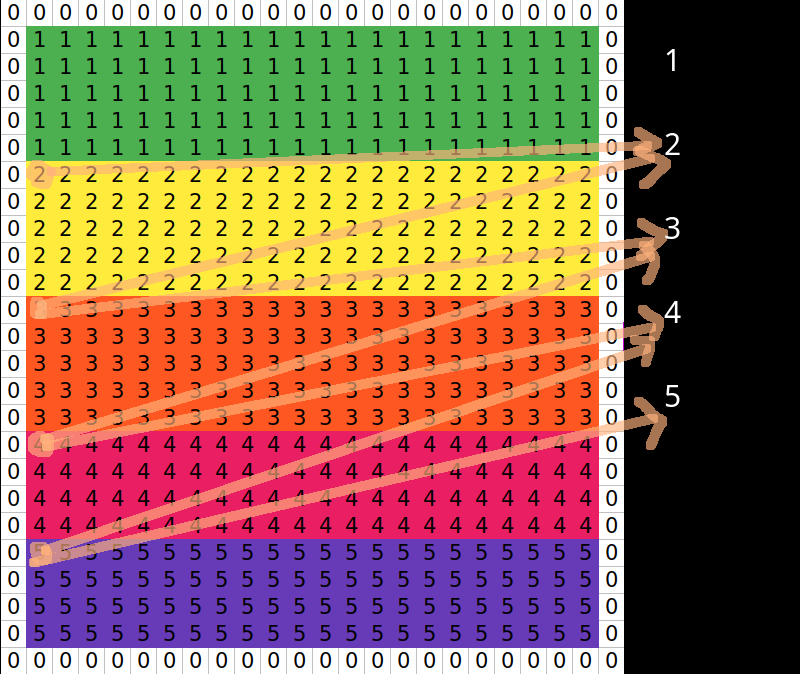
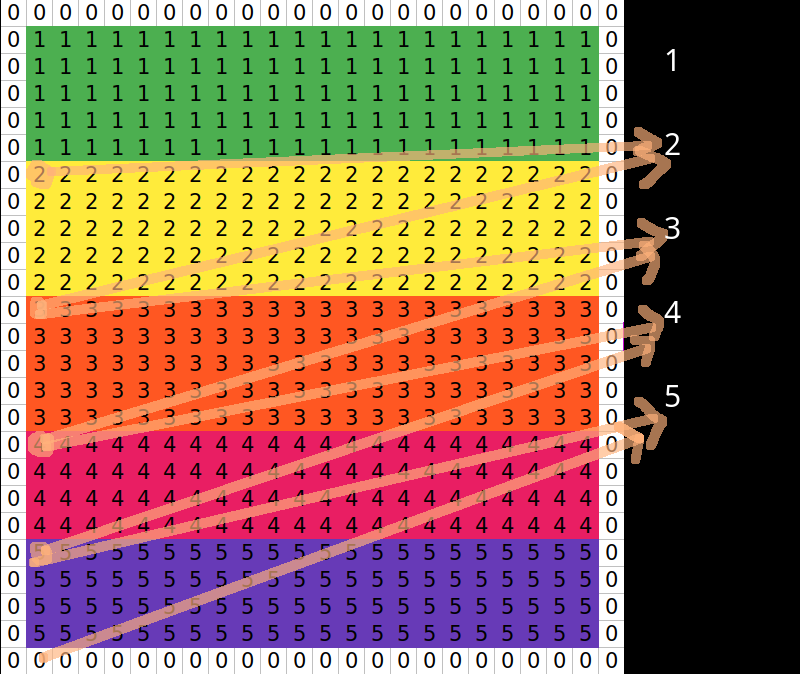
Comparing the layer stacks of the two 800×674 images. Changes:
painted on "Layer" over [39, 422, 644, 663]
